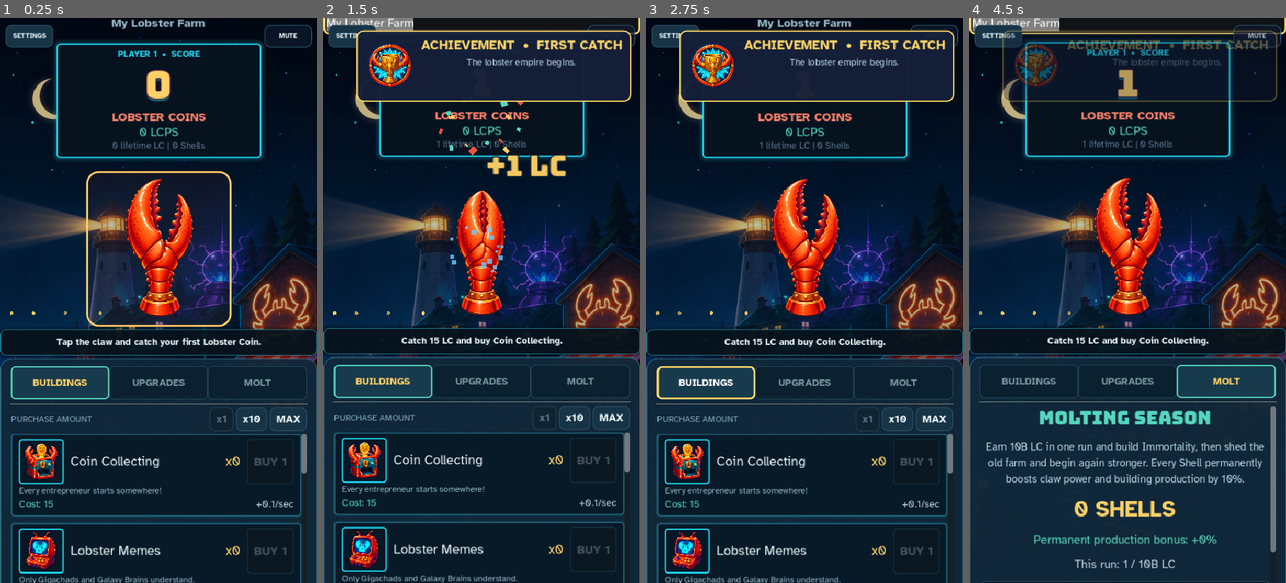
Above: before the commit, frames 1-4 (left to right).
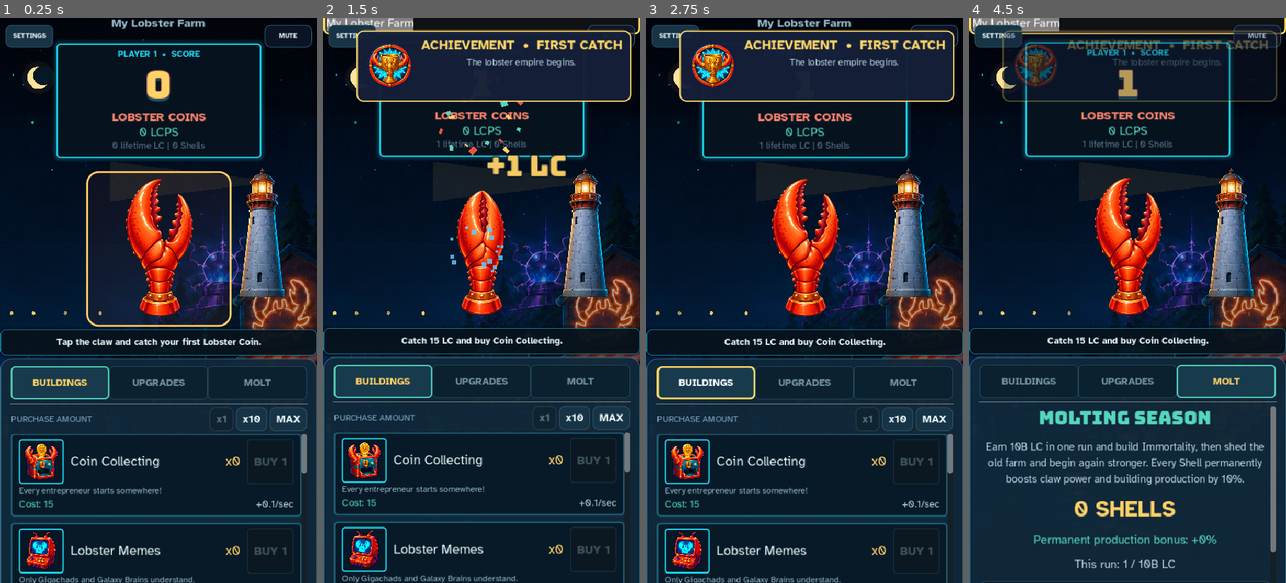
Above: after the commit, the same moments.

Repository: thecryptomasters/lobster-clicker
Game: Godot game, scene res://scenes/main.tscn
Two runs of this game, one before a commit and one after it. Both use one fixed random seed, a clock stepped at 60 frames per second and the inputs below.
Inputs (mouse positions are in pixels of both pictures, inside the frame that each line leads up to):
- Up to frame 1 (0.25 s): no input
- Up to frame 2 (1.5 s): click "My Lobster Farm" at 0.5 s; click (481, 249) at 1.25 s
- Up to frame 3 (2.75 s): click "BUILDINGS" at 2 s
- Up to frame 4 (4.5 s): click "UPGRADES" at 2.75 s; click "MOLT" at 3.5 s; click "My Lobster Farm" at 4.25 s

The runs differ from the first frame. In frame 1, 6.0% of the frame differs, in the area x 0-100%, y 3-61%; in frame 2, 6.0%; in frame 3, 6.0%; in frame 4, 6.1%.

Commit message:
Polish responsive moon and lighthouse placement

Diff:
--- a/scenes/harbor_backdrop.gd
+++ b/scenes/harbor_backdrop.gd
@@ -1,6 +1,7 @@
 extends Control
 
-const HARBOR_PAINTING := preload("res://assets/art/environment/harbor_diorama.png")
+const HARBOR_PAINTING := preload("res://assets/art/environment/harbor_environment_clean.png")
+const LIGHTHOUSE_PAINTING := preload("res://assets/art/environment/lighthouse.png")
 
 const SKY := Color("#071725")
 const GOLD := Color("#ffd166")
@@ -30,6 +31,7 @@
 	# waterfront businesses, reflections, dock clutter, and neon skyline.
 	draw_rect(Rect2(Vector2.ZERO, size), SKY)
 	_draw_painted_diorama(size)
+	_draw_feature_landmarks(size)
 	var horizon_y := size.y * 0.55
 	for band_index in range(5):
 		var band_height := size.y * 0.075
@@ -95,6 +97,30 @@
 	# preserving the painting's coral, cyan, violet, and warm-window detail.
 	draw_rect(destination, Color("#04111d", 0.24))
 
+func _draw_feature_landmarks(size: Vector2) -> void:
+	# These two focal points are separate from the wide painting so responsive
+	# crops can never hide them behind the scoreboard or the clickable claw.
+	var stage_width := size.x if size.x < 700.0 else size.x * 0.455
+	var moon_radius := clampf(stage_width * 0.035, 14.0, 28.0)
+	var moon_center := Vector2(stage_width * 0.12, maxf(moon_radius + 18.0, size.y * 0.105))
+	draw_circle(moon_center, moon_radius * 1.45, Color(GOLD, 0.055))
+	draw_circle(moon_center, moon_radius, Color("#ffe39a"))
+	draw_circle(moon_center + Vector2(moon_radius * 0.42, -moon_radius * 0.18), moon_radius * 0.88, Color("#061725"))
+
+	var lighthouse_height := clampf(size.y * (0.26 if size.x < 700.0 else 0.38), 160.0, 420.0)
+	var lighthouse_width := lighthouse_height * LIGHTHOUSE_PAINTING.get_width() / LIGHTHOUSE_PAINTING.get_height()
+	var lighthouse_left := stage_width - lighthouse_width - maxf(16.0, stage_width * 0.035)
+	var lighthouse_top := size.y * (0.25 if size.x < 700.0 else 0.39)
+	var lantern := Vector2(lighthouse_left + lighthouse_width * 0.5, lighthouse_top + lighthouse_height * 0.15)
+	var beam_length := minf(stage_width * 0.48, lantern.x - 8.0)
+	draw_colored_polygon(PackedVector2Array([
+		lantern + Vector2(-lighthouse_width * 0.08, -4.0),
+		lantern + Vector2(-beam_length, -size.y * 0.035),
+		lantern + Vector2(-beam_length, size.y * 0.035),
+		lantern + Vector2(-lighthouse_width * 0.08, 4.0),
+	]), Color(GOLD, 0.085))
+	draw_texture_rect(LIGHTHOUSE_PAINTING, Rect2(lighthouse_left, lighthouse_top, lighthouse_width, lighthouse_height), false)
+
 func get_active_landmark_count() -> int:
 	# Retained as the progression-facing count used by milestone QA. The painted
 	# diorama now carries the visual world; old flat landmark drawings were
Binary file added: assets/art/environment/harbor_environment_clean.png
Not shown, added: assets/art/environment/harbor_environment_clean.png.import
Binary file added: assets/art/environment/lighthouse.png
Not shown, added: assets/art/environment/lighthouse.png.import
Binary file added: docs/art-source/environment/lighthouse_chroma.png
Not shown, added: docs/art-source/environment/lighthouse_chroma.png.import
Not shown, changed: export/index.html
Not shown, changed: export/index.pck
